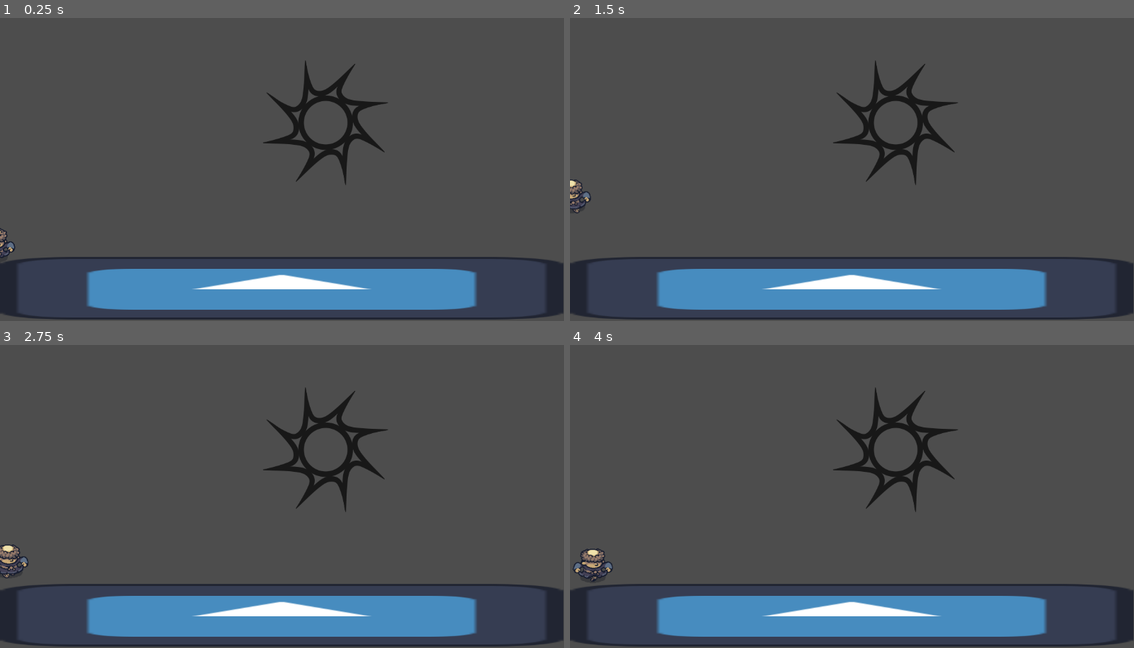
Above: before the commit, frames 1-4 (two rows, left to right).
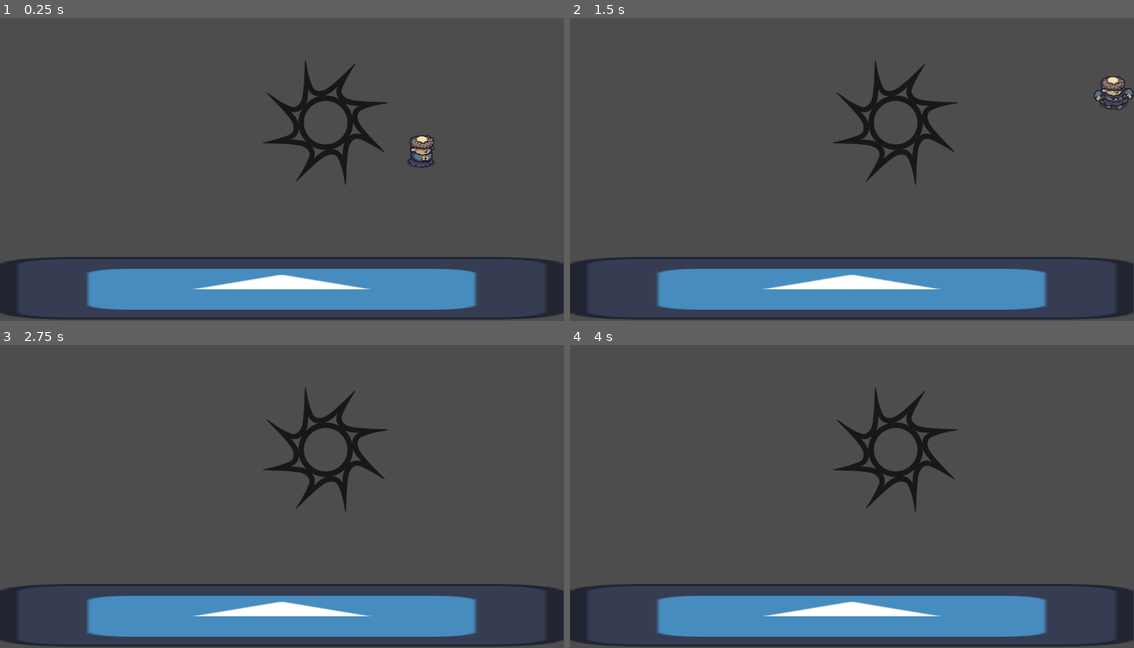
Above: after the commit, the same moments.

Repository: CatBoi1107/godotmessaround
Game: Godot game, scene res://node_2d.tscn
The game is run twice, just before and just after one commit, with the same random seed, the same clock (stepped at 60 frames per second) and the same inputs. The engine's default icon, where the game draws it, is replaced by a stand-in: a white triangle on a blue panel in a dark square.
Inputs (mouse positions are in pixels of both pictures, inside the frame that each line leads up to):
- Up to frame 1 (0.25 s): no input
- Up to frame 2 (1.5 s): tap Enter at 0.5 s; move the mouse to (976, 148) at 0.52 s; hold W (move_up, bound only before the commit) 0.53-1.28 s; hold D (move_right, bound only before the commit) from 0.53 s (still down); tap Space (press_space, bound only after the commit) at 0.6 s; click (976, 148) at 0.67 s; move the mouse to (739, 178) at 1.27 s; tap W (move_up, bound only before the commit) at 1.35 s
- Up to frame 3 (2.75 s): tap W (move_up, bound only before the commit) at 1.52, 1.82 s; tap Space (press_space, bound only after the commit) at 1.55, 2.1 s; move the mouse to (338, 420) at 2.02 s; release D (move_right, bound only before the commit) at 2.03 s; hold A (move_left, bound only before the commit) from 2.03 s (still down); hold W (move_up, bound only before the commit) from 2.03 s (still down)
- Up to frame 4 (4 s): move the mouse to (823, 554) at 2.77 s; release A (move_left, bound only before the commit) at 2.78 s; release W (move_up, bound only before the commit) at 2.78 s; hold D (move_right, bound only before the commit) from 2.78 s (still down); tap Enter at 2.85 s; click (823, 554) at 2.92 s; tap W (move_up, bound only before the commit) at 3.02, 3.32 s; tap Space (press_space, bound only after the commit) at 3.05 s; move the mouse to (1021, 535) at 3.52 s; hold W (move_up, bound only before the commit) from 3.53 s (still down); tap F at 3.6 s

The runs differ from the first frame. In frame 1, 0.4% of the frame differs, in the area x 0-77%, y 38-80%; in frame 2, 0.6%, in the area x 0-100%, y 19-65%; in frame 3, 0.3%; in frame 4, 0.4%.

Commit message:
better movements yes

Diff:
--- a/hamod.gd
+++ b/hamod.gd
@@ -1,57 +1,57 @@
+
 extends CharacterBody2D
 
-@onready var AnimatedSprite: AnimatedSprite2D = $AnimatedSprite2D
+@onready var animated_sprite: AnimatedSprite2D = $AnimatedSprite2D
 @export var speed = 300.0
-@export var gravity = 4500
-const acceleration = 800.0
-const deceleration = 500.0
+@export var gravity = 1500.0
+@export var acceleration = 1200.0
+@export var friction = 1000.0
+@export var direction = Vector2.ZERO
+@export var jump_strength = -1000
+@export var max_jump = 2
+
+var currentJump = 0
 
 func _physics_process(delta: float) -> void:
-	var direction = Vector2.ZERO
-
-	var is_falling = velocity.y > 0 and not is_on_floor()
-	var is_idle = velocity == Vector2.ZERO
-	var is_moving = not is_idle
-
-	if is_idle:
-		AnimatedSprite.play("Idle")
-	else:
-		AnimatedSprite.play("Run")
-	if not is_on_floor():
+	var is_floating = not is_on_floor()
+	var is_horizontallyIdle = velocity.x == 0
+	var is_verticallyIdle = velocity.y == 0
+	#Kalo lagi ga di floor, apply gravity
+	if is_floating:
 		velocity.y += gravity * delta
 
-	if Input.is_action_pressed("move_right"):
-		direction.x += 1
-		up_direction = Vector2(-1, 0)
-	if Input.is_action_pressed("move_left"):
-		direction.x -= 1
-		up_direction = Vector2(1, 0)
-	if Input.is_action_pressed("move_down"):
-		direction.y += 1
-		up_direction = Vector2(0, -1)
-	if Input.is_action_pressed("move_up"):
-		direction.y -= 1
-		up_direction = Vector2(0, 1)
+	# Fetch horizontal direction
+	direction.x = Input.get_axis("press_a", "press_d")
 
+	if is_on_floor():
+		currentJump = 0
+	#Lompat
+	if Input.is_action_just_pressed("press_space"):
+		if currentJump < max_jump:
+			velocity.y = jump_strength
+			currentJump += 1
+
+	# 3. Handle Movement & Friction
+	if direction.x != 0:
+		velocity.x = move_toward(velocity.x, direction.x * speed, acceleration * delta)
+		animated_sprite.flip_h = (direction.x < 0) # Flip sprite based on direction
+		animated_sprite.play("Run")
+	else:
+		velocity.x = move_toward(velocity.x, 0, friction * delta)
+		if velocity.y == 0: # Only play idle if not jumping/falling
+			animated_sprite.play("Idle")
+
+	# 4. Vertical Animations
 	if not is_on_floor():
-		velocity += -up_direction * gravity * delta
+		# Optional: play a jump/fall animation here
+		pass
 
-	if direction != Vector2.ZERO:
-		direction = direction.normalized()
-		velocity = velocity.move_toward(direction * speed, acceleration * delta)
-	else:
-		velocity = velocity.move_toward(Vector2.ZERO, deceleration * delta)
-
-	if get_position_delta().x > 10:
-		position.x = -10
-	elif get_position_delta().x < -10:
-		position.x = 10
-
+	# 5. Execute Movement
 	move_and_slide()
-	apply_floor_snap()
 
 func _ready():
-	AnimatedSprite.play("Idle")
-	var spawn_point = get_parent().get_node("SpawnPoint2D")
+	animated_sprite.play("Idle")
+	direction = Vector2.ZERO
+	var spawn_point = get_parent().get_node_or_null("SpawnPoint2D")
 	if spawn_point:
 		global_position = spawn_point.global_position
--- a/node_2d.tscn
+++ b/node_2d.tscn
@@ -96,19 +96,24 @@
 [node name="Node2D" type="Node2D" unique_id=1732592881]
 
 [node name="hamod" type="CharacterBody2D" parent="." unique_id=1666035019]
+position = Vector2(151, 203)
 script = ExtResource("1_epypp")
 
 [node name="AnimatedSprite2D" type="AnimatedSprite2D" parent="hamod" unique_id=1700264525]
+position = Vector2(195, 5)
 sprite_frames = SubResource("SpriteFrames_ta5nu")
 animation = &"Idle"
 
 [node name="CollisionShape2D" type="CollisionShape2D" parent="hamod" unique_id=1573908008]
-position = Vector2(0, 3)
+position = Vector2(197, 4)
 shape = SubResource("CapsuleShape2D_q6r6c")
 
 [node name="SpawnPoint2D" type="Sprite2D" parent="." unique_id=1452055257]
 position = Vector2(665, 242)
 texture = ExtResource("3_0hol4")
+
+[node name="Marker2D" type="Marker2D" parent="SpawnPoint2D" unique_id=1944019948]
+position = Vector2(-233, -102)
 
 [node name="StaticBody2D" type="StaticBody2D" parent="." unique_id=87900698]
 position = Vector2(432, 140)
--- a/project.godot
+++ b/project.godot
@@ -25,24 +25,29 @@
 
 [input]
 
-move_up={
+press_w={
 "deadzone": 0.2,
 "events": [Object(InputEventKey,"resource_local_to_scene":false,"resource_name":"","device":-1,"window_id":0,"alt_press …(192 unchanged characters)…
 ]
 }
-move_down={
+press_s={
 "deadzone": 0.2,
 "events": [Object(InputEventKey,"resource_local_to_scene":false,"resource_name":"","device":-1,"window_id":0,"alt_press …(192 unchanged characters)…
 ]
 }
-move_left={
+press_a={
 "deadzone": 0.2,
 "events": [Object(InputEventKey,"resource_local_to_scene":false,"resource_name":"","device":-1,"window_id":0,"alt_press …(191 unchanged characters)…
 ]
 }
-move_right={
+press_d={
 "deadzone": 0.2,
 "events": [Object(InputEventKey,"resource_local_to_scene":false,"resource_name":"","device":-1,"window_id":0,"alt_press …(192 unchanged characters)…
+]
+}
+press_space={
+"deadzone": 0.2,
+"events": [Object(InputEventKey,"resource_local_to_scene":false,"resource_name":"","device":0,"window_id":0,"alt_pressed":false,"shift_pressed":false,"ctrl_pressed":false,"meta_pressed":false,"pressed":false,"keycode":0,"physical_keycode":32,"key_label":0,"unicode":0,"location":0,"echo":false,"script":null)
 ]
 }
 
Binary file removed: Sprites/Hamood_Act_4.png
Not shown, removed: Sprites/Hamood_Act_4.png.import
